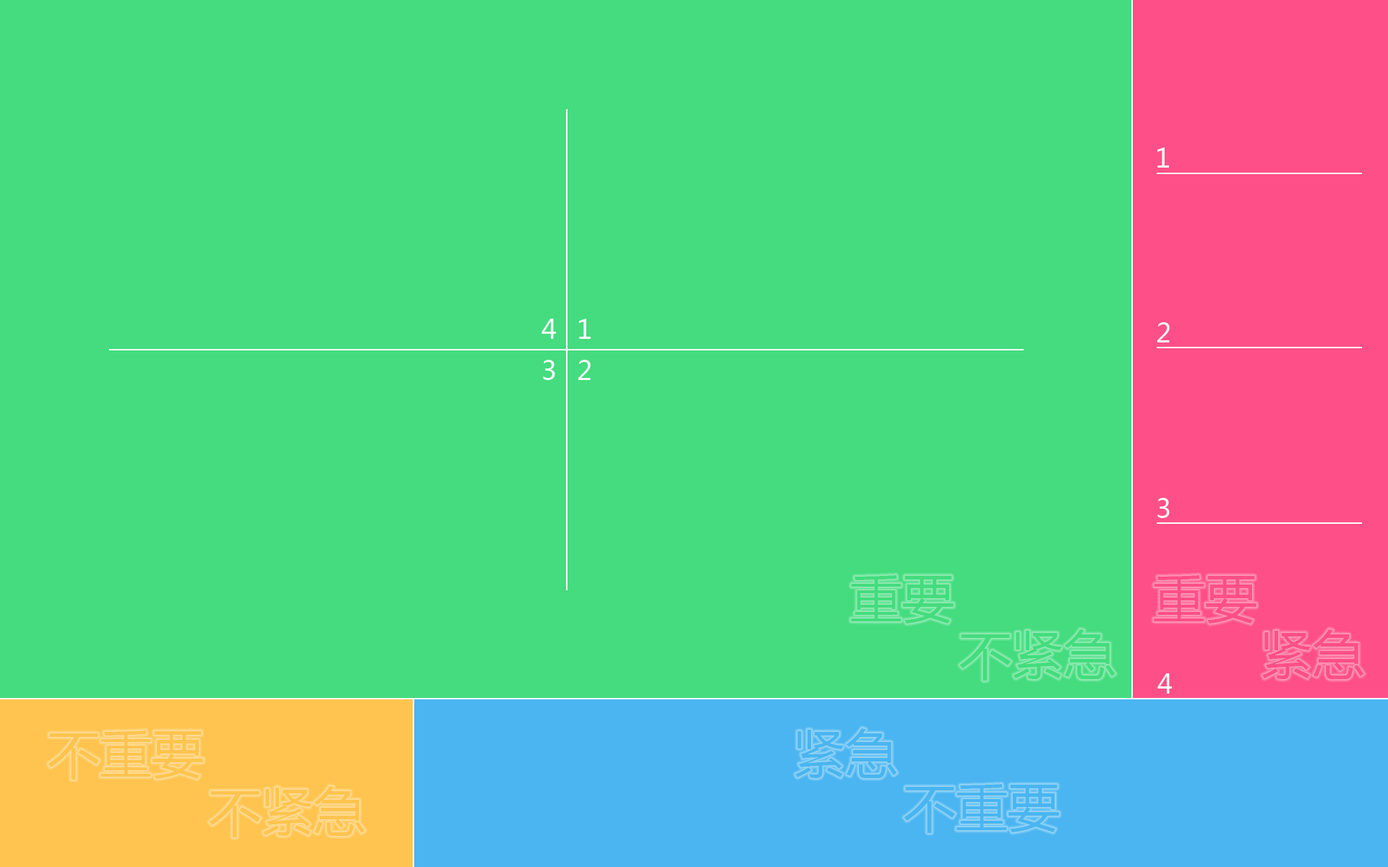
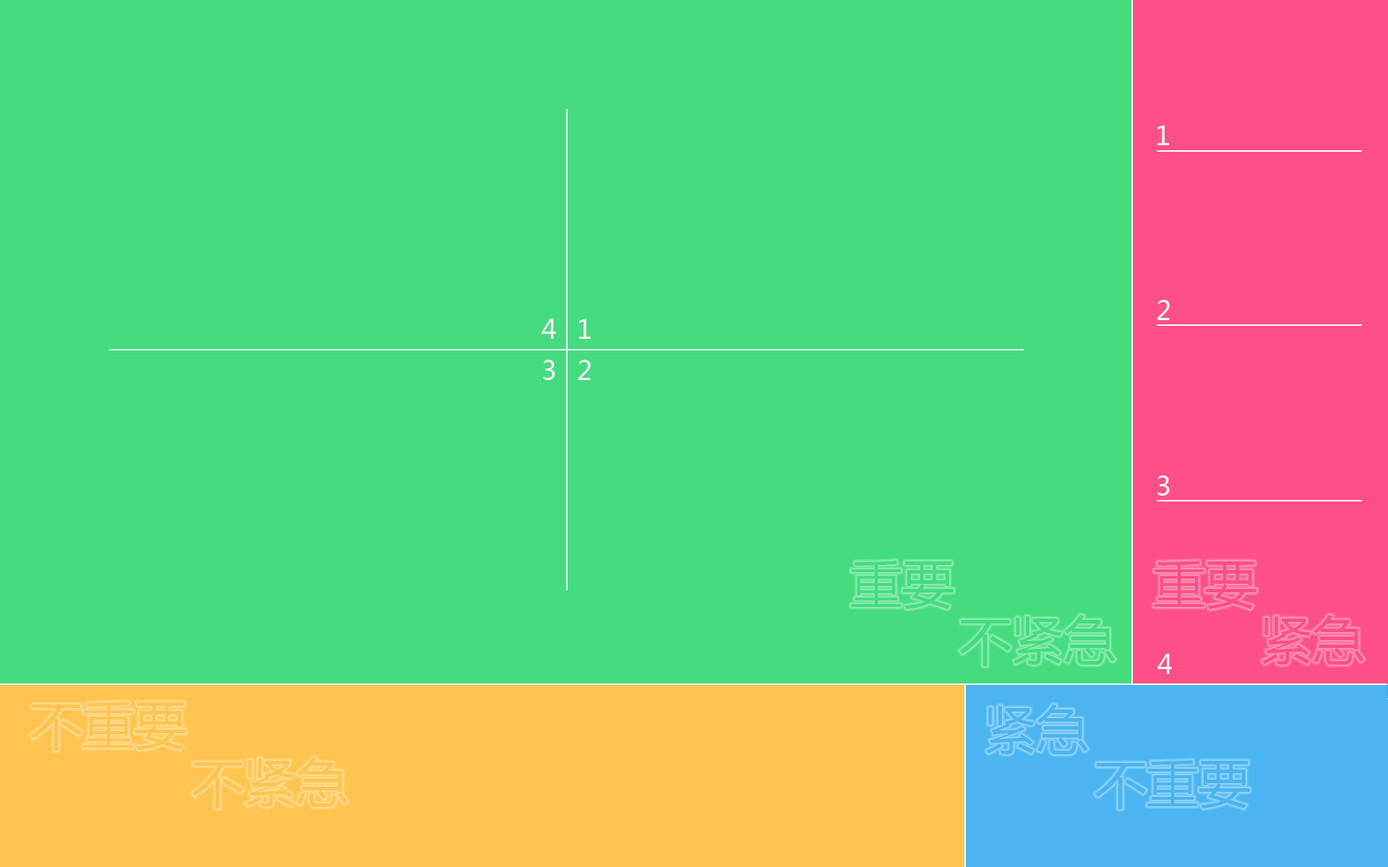
Layered file, before and after one edit (1388x867). Changes by layer:
painted on "区域" over [1156, 125, 1362, 694]
painted on "文字" over [27, 557, 1367, 841]
painted on "背景" over [0, 683, 1387, 867]
